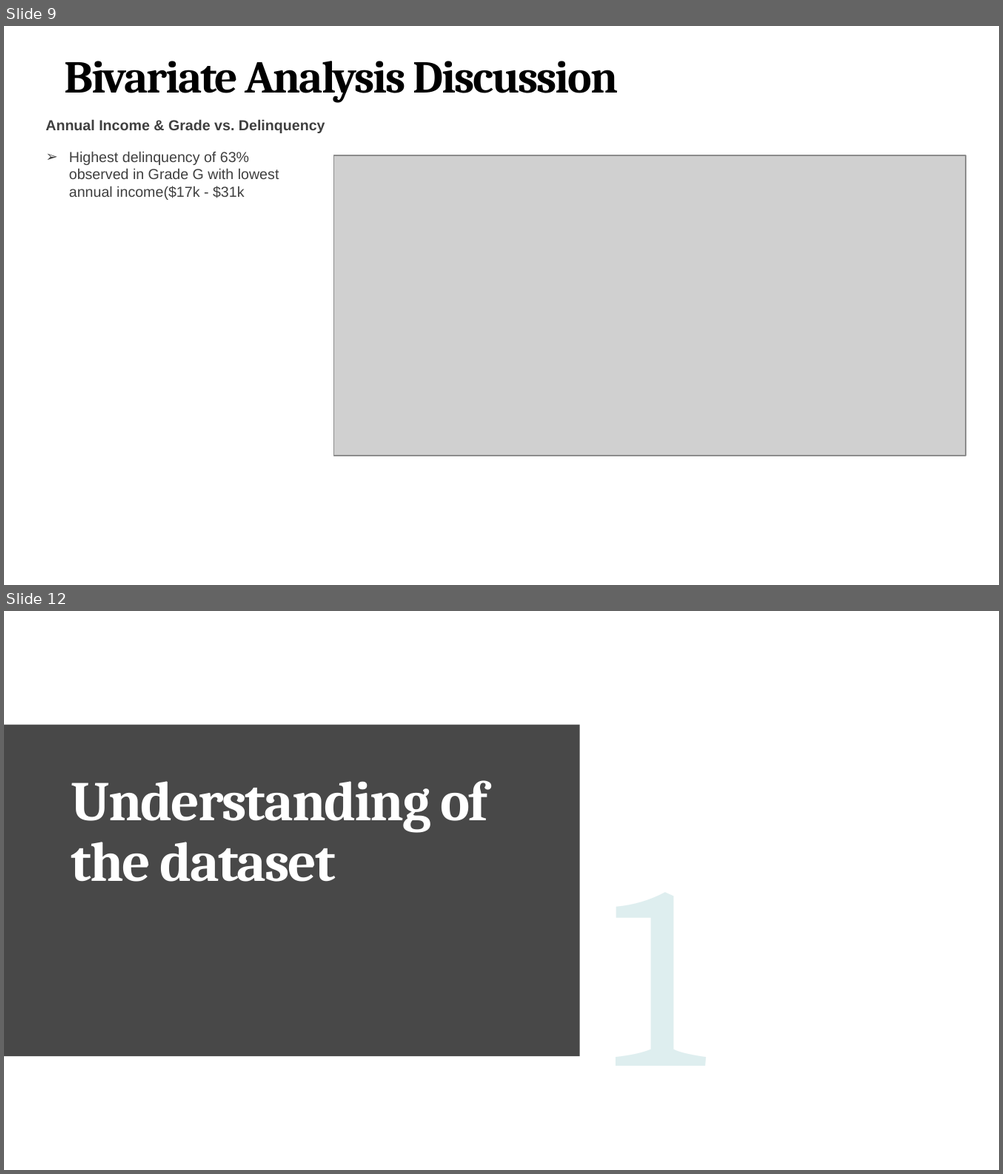
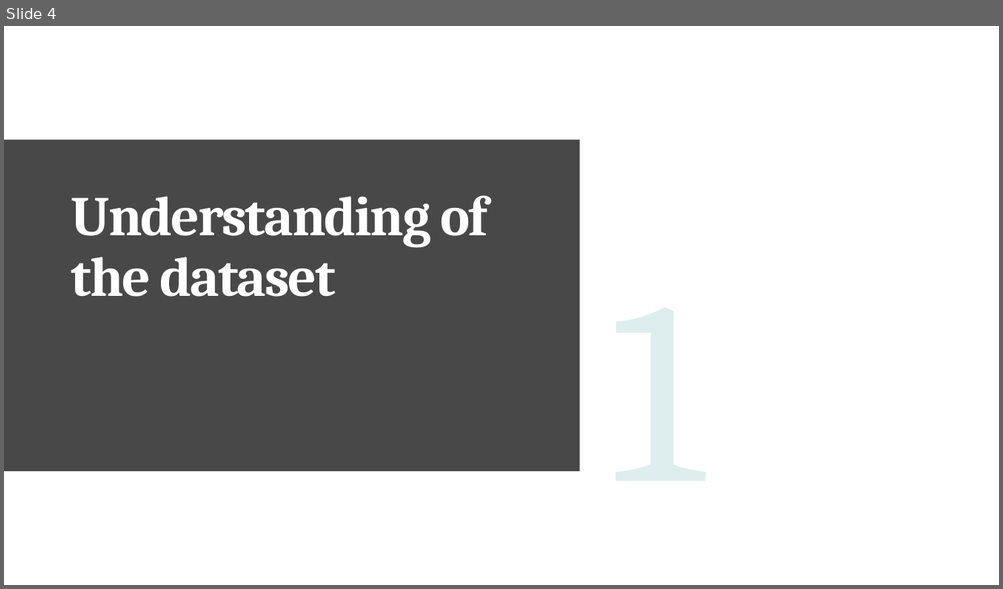
Before and after one commit to pjsurve/Lending-club-case-study, a slide deck: Lending Club Case Study - Upgrad (1).pptx. Shown one above the other, each under a label of ours: slides 9 and 12 before the commit, slide 4 after it; the slides between them are not shown. The pictures are 1003x1174 and 1003x589 pixels, drawn with LibreOffice and Linux fonts; fonts in the diff are those of the drawing; grey boxes stand for pictures. Boxes give left, top, right and bottom in pixels: in the first picture for what was removed or moved away, otherwise in the second. Text is boxed around its words. In the diff, an @@ line names an element or a change of style, - is before the commit and + after.

```diff
--- a/Lending Club Case Study - Upgrad (1).pptx
+++ b/Lending Club Case Study - Upgrad (1).pptx
@@ slide 9 removed at [4, 26, 999, 585], background #FFFFFF @@
@@ text removed at [64, 61, 618, 102] @@
-Bivariate Analysis Discussion
@@ text removed at [45, 119, 325, 133] @@
-Annual Income & Grade vs. Delinquency
@@ text removed at [69, 151, 279, 200] @@
-➢ Highest delinquency of 63% observed in Grade G with lowest annual income($17k - $31k
@@ picture removed at [334, 156, 966, 457] @@
@@ what was slide 12 is now slide 4 @@
```
Also in this commit, not shown: 7 slides changed, 5 slides added, 1 other file.
